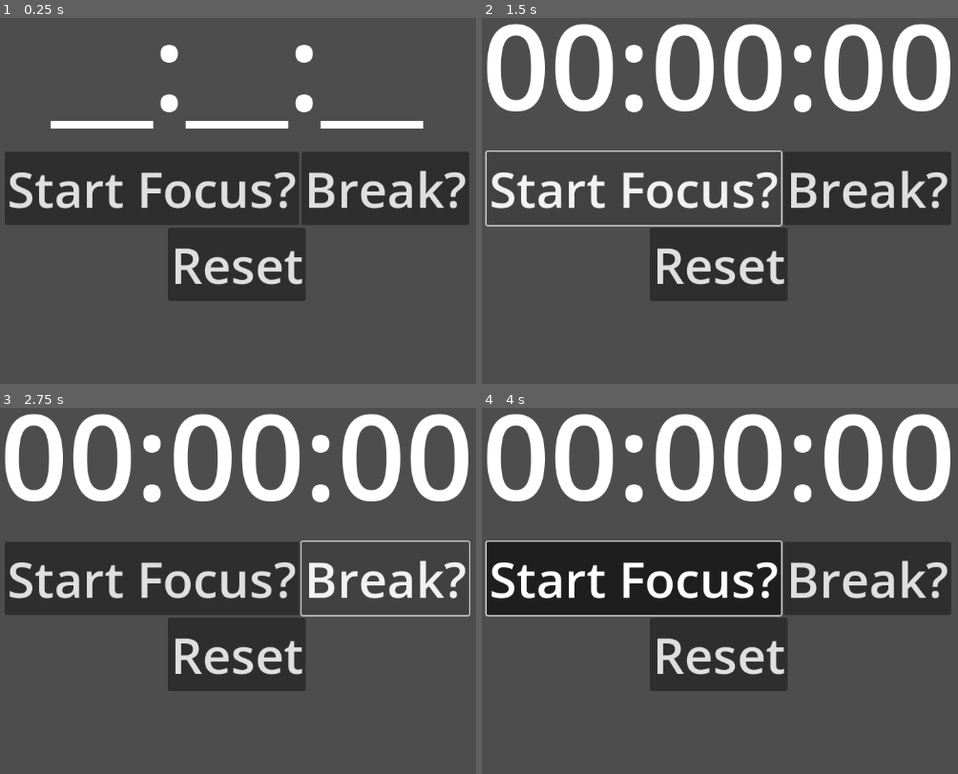
Above: before the commit, frames 1-4 (two rows, left to right).
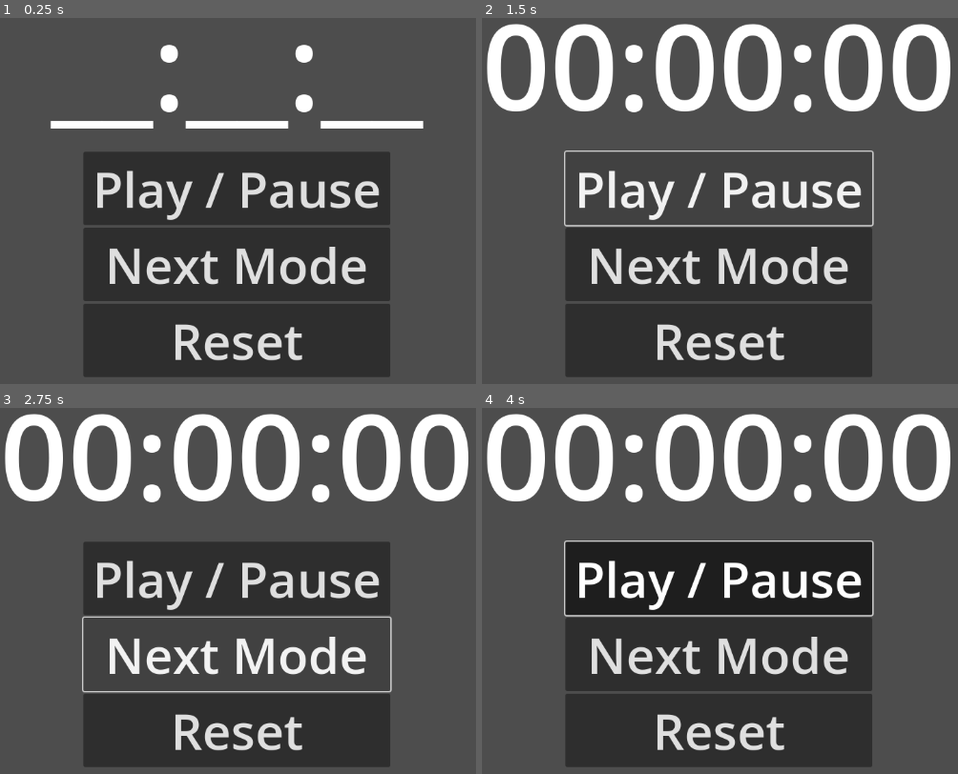
Above: after the commit, the same moments.

Repository: EOMJ89/flowmodoro-godot-4
Game: Godot game, scene res://stop_watch.tscn
Two runs of this game, one before a commit and one after it. Both use one fixed random seed, a clock stepped at 60 frames per second and the inputs below.
Inputs:
- Up to frame 1 (0.25 s): no input
- Up to frame 2 (1.5 s): click "Start Focus?" (after the commit: "Play / Pause") at 0.5 s; click "Start Focus?" (after the commit: "Play / Pause") at 1.25 s
- Up to frame 3 (2.75 s): click "Break?" (after the commit: "Next Mode") at 2 s
- Up to frame 4 (4 s): click "Break?" (after the commit: "Next Mode") at 2.75 s; click "Start Focus?" (after the commit: "Play / Pause") at 3.5 s

The runs differ from the first frame. In frame 1, 31% of the frame differs, in the area x 1-99%, y 36-98%; in frame 2, 29%; in frame 3, 23%; in frame 4, 31%, in the area x 0-99%, y 36-98%.

Commit message:
limpiados los textos de botones

Diff:
--- a/Countdown.gd
+++ b/Countdown.gd
@@ -30,6 +30,5 @@
 		return
 
 	if self.totalTime <= 0:
-		print("Tiempo terminado en ", self.name)
 		self.countdown_ended.emit()
 		self.reset()
--- a/stop_watch.tscn
+++ b/stop_watch.tscn
@@ -28,22 +28,23 @@
 text = "00:00:00"
 horizontal_alignment = 1
 
-[node name="HFlowContainer" type="HFlowContainer" parent="."]
+[node name="HFlowContainer" type="VBoxContainer" parent="."]
+offset_left = 126.0
 offset_top = 256.0
-offset_right = 716.0
-offset_bottom = 482.0
+offset_right = 590.0
+offset_bottom = 597.0
 alignment = 1
 
 [node name="StartPauseButton" type="Button" parent="HFlowContainer"]
 layout_mode = 2
 theme_override_font_sizes/font_size = 75
 toggle_mode = true
-text = "Start Focus?"
+text = "Play / Pause"
 
 [node name="BreakWorkButton" type="Button" parent="HFlowContainer"]
 layout_mode = 2
 theme_override_font_sizes/font_size = 75
-text = "Break?"
+text = "Next Mode"
 
 [node name="ResetButton" type="Button" parent="HFlowContainer"]
 layout_mode = 2
